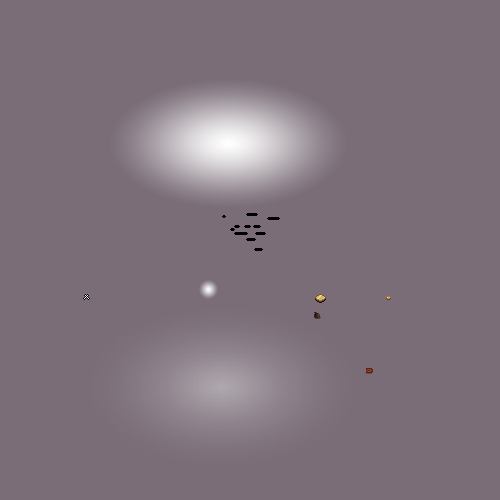
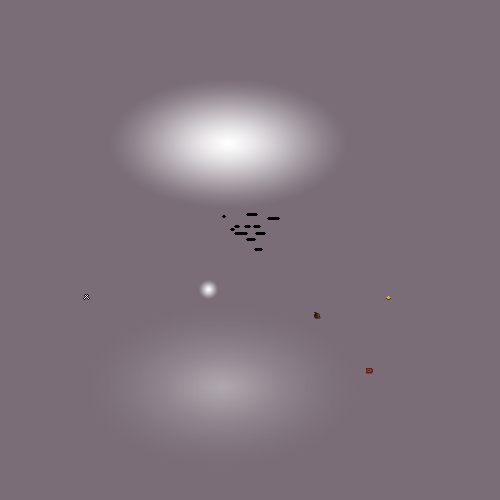
Revision of a layered 500px x 500px image; what changed, layer by layer:
removed group "Coin" (4 layers) over (315, 294, 326, 303)
removed layer "Coin02.png" from group "Coin" over (315, 294, 326, 303)
removed layer "Coin03.png" from group "Coin" over (315, 294, 326, 303)
removed layer "Coin04.png" from group "Coin" over (315, 294, 326, 303)
